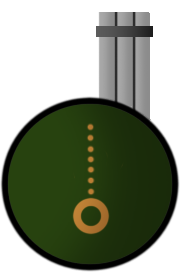
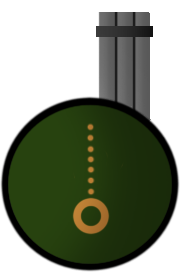
The second 180 x 272 image is a revision of the first. Changes to its layers:
painted on "Soldier" over (7, 102, 173, 265)
added layer "Layer 4" above "Background" over (8, 104, 172, 264)
